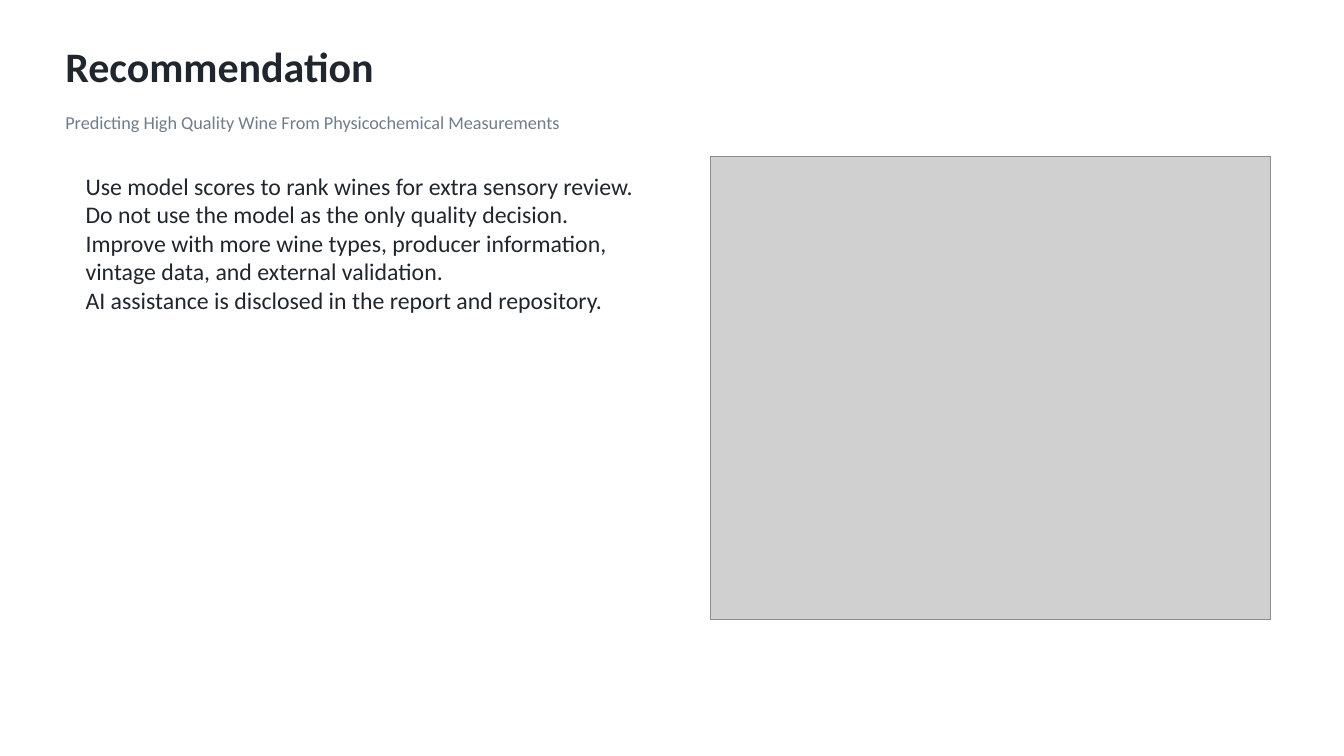
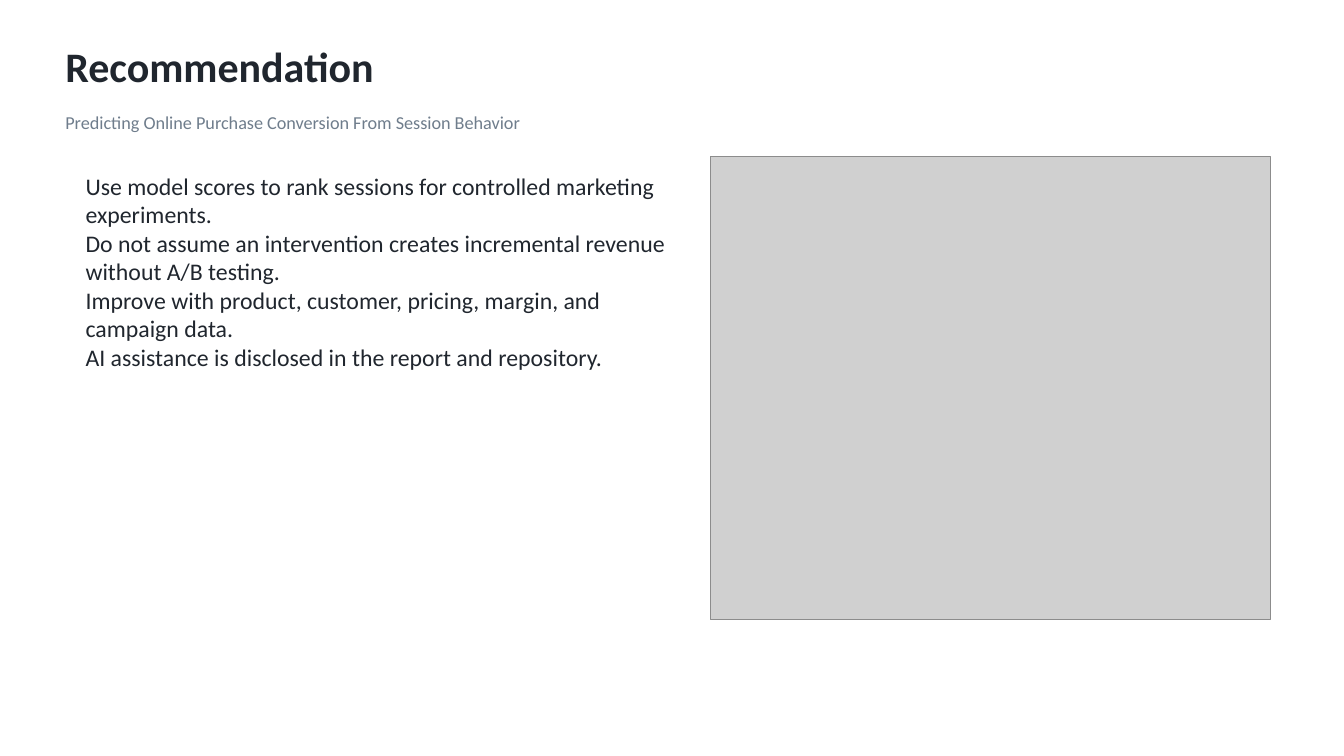
Before and after one commit to nikitarogers333/ads-predictive-modeling-final, a slide deck: slide 5 of Executive_Summary-Team1.pptx. Drawn at 1344x756 pixels with LibreOffice and Linux fonts; fonts in the diff are those of the drawing; grey boxes stand for pictures. Boxes give left, top, right and bottom in pixels: in the first picture for what was removed or moved away, otherwise in the second. Text is boxed around its words. In the diff, an @@ line names an element or a change of style, - is before the commit and + after.

Commit message:
Replace wine dataset with online shoppers conversion project

```diff
--- a/Executive_Summary-Team1.pptx
+++ b/Executive_Summary-Team1.pptx
@@ text at box(65, 116, 520, 132): text changed @@
-Predicting High Quality Wine From Physicochemical Measurements
+Predicting Online Purchase Conversion From Session Behavior
@@ text at box(86, 178, 665, 341): text changed @@
-Use model scores to rank wines for extra sensory review.
-Do not use the model as the only quality decision.
-Improve with more wine types, producer information, vintage data, and external validation.
+Use model scores to rank sessions for controlled marketing experiments.
+Do not assume an intervention creates incremental revenue without A/B testing.
+Improve with product, customer, pricing, margin, and campaign data.
```
Also in this commit, not shown: 4 other slides changed, 38 other files.
